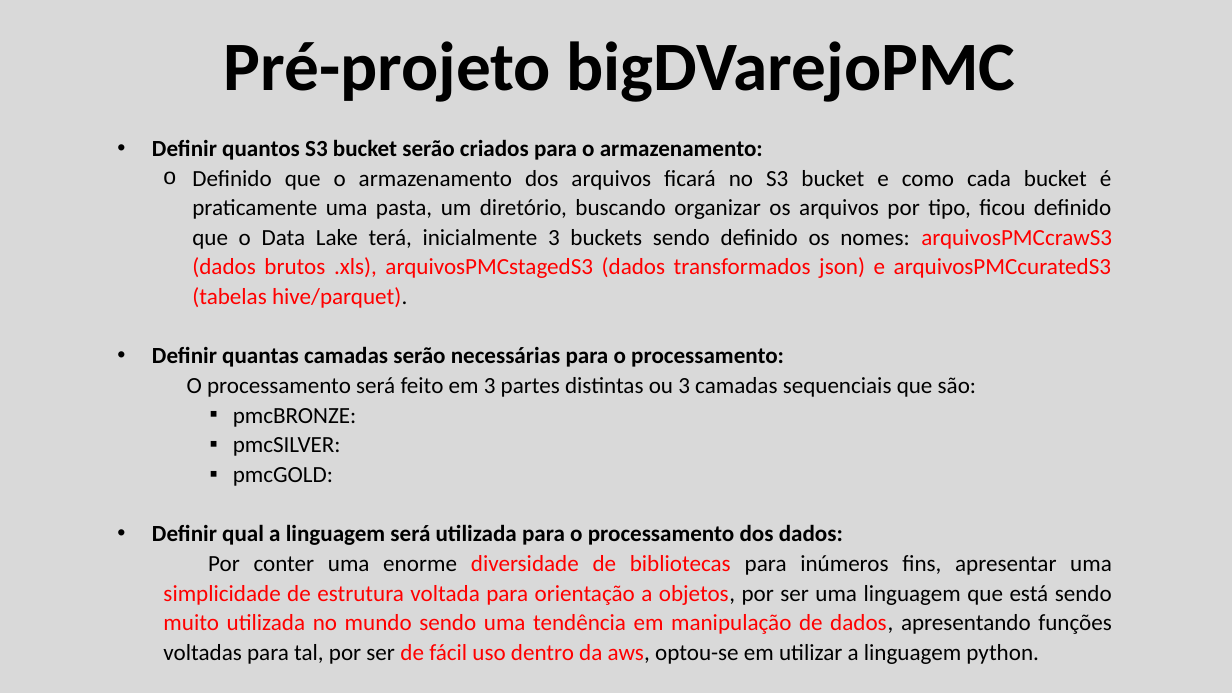
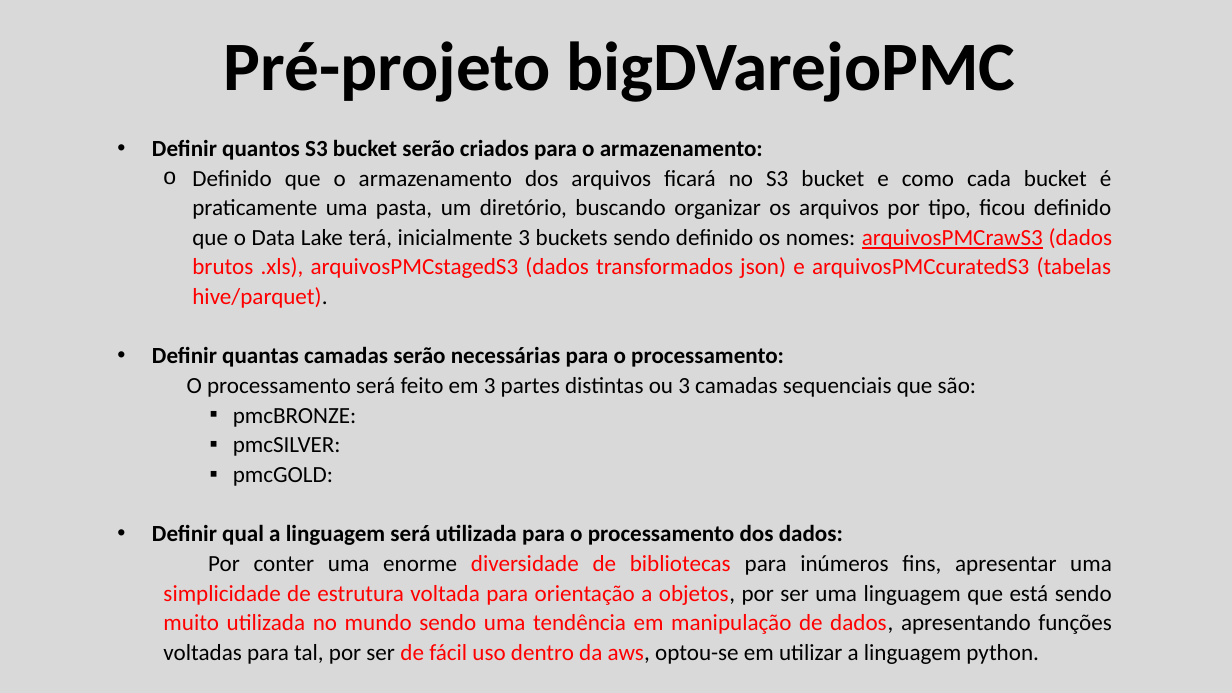
Before and after one commit to jairobernardesjunior/egd-bigDVarejo_PMCproject_, a slide deck: slide 4 of Pré-projeto bigDVarejoPMC.pptx. Drawn at 1232x693 pixels with LibreOffice and Linux fonts; fonts in the diff are those of the drawing. Boxes give left, top, right and bottom in pixels: in the first picture for what was removed or moved away, otherwise in the second. Text is boxed around its words. In the diff, an @@ line names an element or a change of style, - is before the commit and + after.

```diff
--- a/Pré-projeto bigDVarejoPMC.pptx
+++ b/Pré-projeto bigDVarejoPMC.pptx
@@ text at (192,170,1113,308): text changed @@
-  o Definido que o armazenamento dos arquivos ficará no S3 bucket e como cada bucket é praticamente uma pasta, um diretório, buscando organizar os arquivos por tipo, ficou definido que o Data Lake terá, inicialmente 3 buckets sendo definido os nomes: arquivosPMCcrawS3 (dados brutos .xls), arquivosPMCstagedS3 (dados transformados json) e arquivosPMCcuratedS3 (tabelas hive/parquet).
+  o Definido que o armazenamento dos arquivos ficará no S3 bucket e como cada bucket é praticamente uma pasta, um diretório, buscando organizar os arquivos por tipo, ficou definido que o Data Lake terá, inicialmente 3 buckets sendo definido os nomes: arquivosPMCrawS3 (dados brutos .xls), arquivosPMCstagedS3 (dados transformados json) e arquivosPMCcuratedS3 (tabelas hive/parquet).
```
Also in this commit, not shown: 2 other slides changed, 1 other file.
